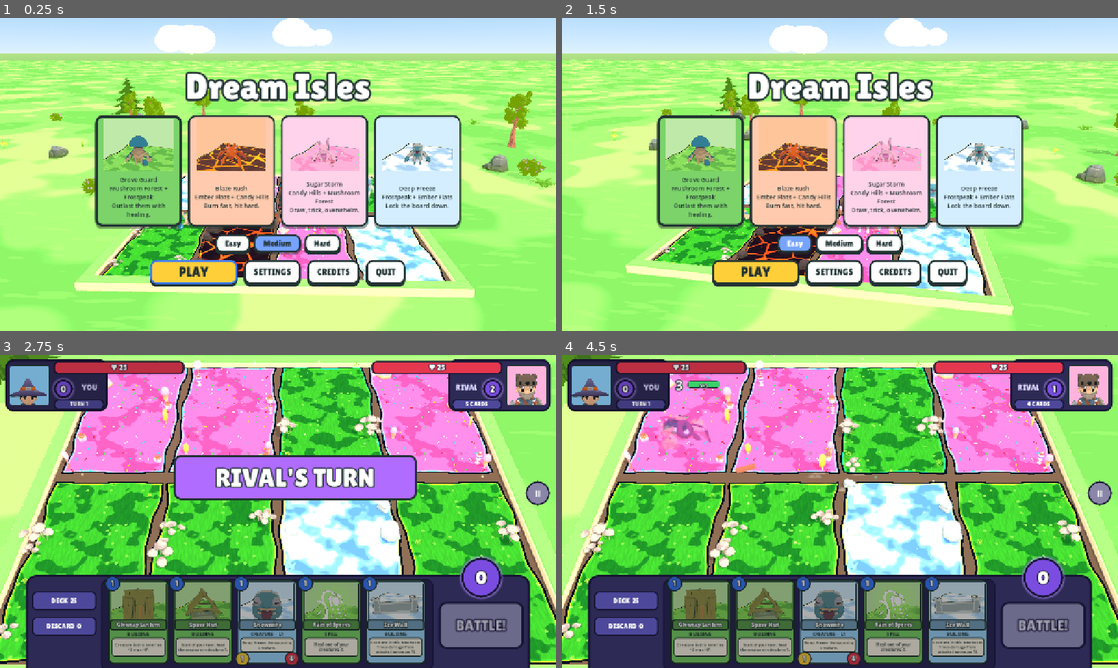
Above: before the commit, frames 1-4 (two rows, left to right).
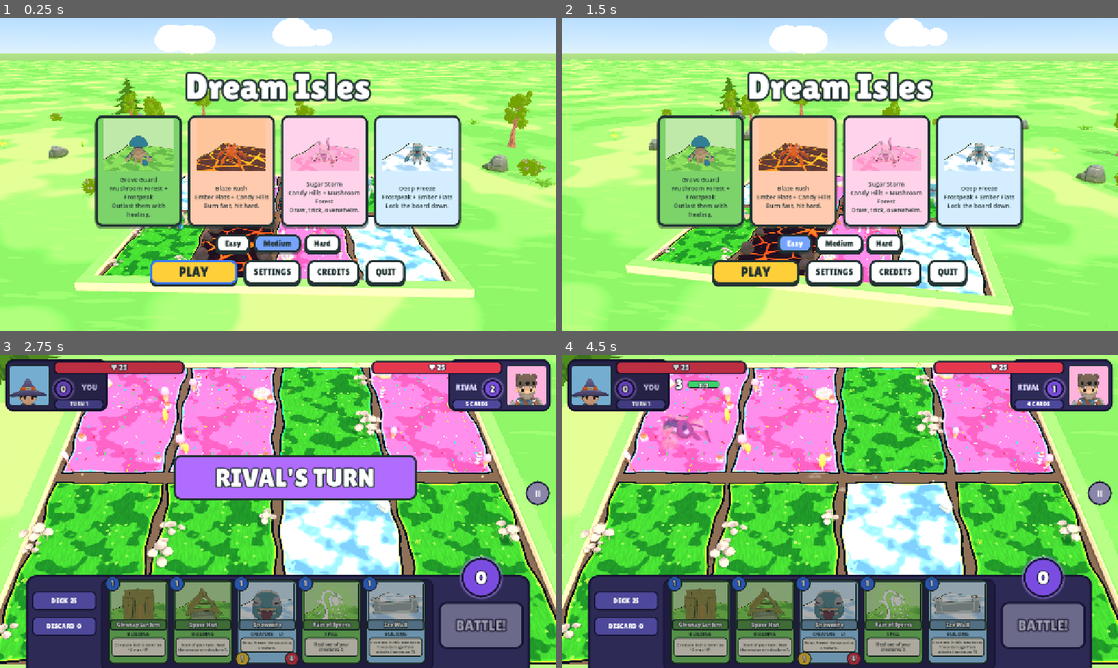
Above: after the commit, the same moments.

Repository: muriarty1893/cardwards
Game: Godot game, scene res://menus/main_menu.tscn
Two runs of this game, one before a commit and one after it. Both use one fixed random seed, a clock stepped at 60 frames per second and the inputs below.
Inputs (mouse positions are in pixels of both pictures, inside the frame that each line leads up to):
- Up to frame 1 (0.25 s): no input
- Up to frame 2 (1.5 s): click "Easy" at 0.5 s; click "Easy" at 1.25 s
- Up to frame 3 (2.75 s): click "PLAY" at 2 s
- Up to frame 4 (4.5 s): drag from (701, 621) to (895, 442) at 2.77 s; drag from (701, 621) to (812, 574) at 3.52 s; move the mouse to (762, 621) at 4.27 s; click (762, 621) at 4.42 s

The runs differ from the first frame. In frame 1, 1.5% of the frame differs, in the area x 27-83%, y 31-85%; in frame 2, 1.6%; in frame 3, 1.0%; in frame 4, 1.4%.

Commit message:
fix: final review fixes (hover above HUD, buildings above tray, death pose, badge icons and fonts, hand hitches, export credits, unused assets)
Co-Authored-By: Claude Opus 5.5 <noreply@anthropic.com>
Claude-Session: https://claude.ai/code/session_01KWhDzHoaJZoxty1TDdYE3R

Diff:
--- /dev/null
+++ b/tests/test_assets_used.gd
@@ -0,0 +1,42 @@
+extends TestCase
+## Only assets the game uses are committed (Global Constraints): every monster model, particle
+## texture and sweet in the repo is referenced by the code that loads it.
+
+
+func _files(dir: String, ext: String) -> PackedStringArray:
+	var out := PackedStringArray()
+	for f: String in DirAccess.get_files_at(dir):
+		if f.get_extension() == ext:
+			out.append(f)
+	return out
+
+
+func _source(paths: Array[String]) -> String:
+	var text: String = ""
+	for p: String in paths:
+		text += FileAccess.get_file_as_string(p)
+	return text
+
+
+func test_monster_models_used() -> bool:
+	var used: Dictionary = {}
+	for id: StringName in VisualDB.ids():
+		used[VisualDB.model_path(id)] = true
+	for group: String in ["big", "blob", "flying"]:
+		for f: String in _files("res://assets/monsters/" + group, "gltf"):
+			assert_true(used.has("res://assets/monsters/%s/%s" % [group, f]), "monsters/%s/%s is used" % [group, f])
+	return true
+
+
+func test_particles_used() -> bool:
+	var src: String = _source(["res://view/fx/burst.gd", "res://view/fx/rain.gd", "res://view/board/ambient.gd"])
+	for f: String in _files("res://assets/fx/particles", "png"):
+		assert_true(("\"%s\"" % f.get_basename()) in src, "particle %s is used" % f)
+	return true
+
+
+func test_candy_used() -> bool:
+	var src: String = _source(["res://view/board/lane_dressing.gd"])
+	for f: String in _files("res://assets/candy", "glb"):
+		assert_true(("candy/%s" % f) in src, "candy/%s is used" % f)
+	return true
--- a/tests/test_board_fit.gd
+++ b/tests/test_board_fit.gd
@@ -70,3 +70,46 @@
 				assert_true(not bars[i].intersects(bars[j]), "stat bars %d and %d apart at %s" % [i, j, size])
 		(r[0] as Node).free()
 	return true
+
+
+func test_buildings_and_boops_clear_tray() -> bool:
+	for size: Vector2i in SIZES:
+		var r: Array = await _rig(size)
+		var cam: Camera3D = (r[1] as CameraRig).camera
+		var board: Board = r[2]
+		var floor_y: float = size.y - Hud.TRAY_H
+		for l: int in 4:
+			var base: Vector3 = board.anchor(0, l) - Vector3(0, CreatureView.BASE_Y - Island.TOP_Y, 0) + BuildingView.OFFSET
+			var feet: Vector2 = cam.unproject_position(base)
+			assert_true(feet.y <= floor_y - 4.0, "building l%d above tray at %s (%f)" % [l, size, feet.y])
+			var top: Vector2 = cam.unproject_position(base + Vector3(0, BuildingView.HEIGHT, 0))
+			var building := Rect2(top.x - 40.0, top.y, 80.0, feet.y - top.y)
+			var bc: Vector2 = cam.unproject_position(board.anchor(0, l) + UnitOverlay.BOOP_OFFSET)
+			var boop := Rect2(bc - UnitOverlay.BOOP_SIZE / 2.0, UnitOverlay.BOOP_SIZE)
+			assert_true(boop.end.y <= floor_y, "boop l%d above tray at %s" % [l, size])
+			assert_true(not boop.intersects(building), "boop l%d clear of building at %s" % [l, size])
+		(r[0] as Node).free()
+	return true
+
+
+func test_hover_card_fits() -> bool:
+	for size: Vector2i in SIZES:
+		var r: Array = await _rig(size)
+		var cam: Camera3D = (r[1] as CameraRig).camera
+		var board: Board = r[2]
+		var vp := Vector2(size)
+		var floor_y: float = size.y - Hud.TRAY_H
+		var avoid: Array[Rect2] = [
+			Rect2(Vector2(12, 10), Hud.CORNER), Rect2(Vector2(size.x - 12 - Hud.CORNER.x, 10), Hud.CORNER),
+			Rect2(Vector2(12 + 112, 14), Hud.BAR), Rect2(Vector2(size.x - 12 - 112 - Hud.BAR.x, 14), Hud.BAR),
+		]
+		var board_area := Rect2(0, 0, size.x, floor_y)
+		for p: int in 2:
+			for l: int in 4:
+				var at: Vector2 = cam.unproject_position(board.anchor(p, l) + Vector3(0, 0.6, 0))
+				var card: Rect2 = UnitOverlay.hover_rect(at, vp, avoid, floor_y)
+				assert_true(board_area.encloses(card), "hover p%d l%d inside board area at %s (%s)" % [p, l, size, card])
+				for a: Rect2 in avoid:
+					assert_true(not card.intersects(a), "hover p%d l%d clear of HUD %s at %s" % [p, l, a, size])
+		(r[0] as Node).free()
+	return true
--- a/tests/test_credits.gd
+++ b/tests/test_credits.gd
@@ -17,3 +17,18 @@
 	assert_true(l.get_theme_font("font") is FontFile, "Lilita One applied")
 	l.free()
 	return true
+
+
+func test_export_presets_ship_credits() -> bool:
+	# CREDITS.md and licence .txt files are not resources: exports drop them unless included.
+	var cfg := ConfigFile.new()
+	assert_eq(cfg.load("res://export_presets.cfg"), OK, "export presets exist")
+	var presets: int = 0
+	for section: String in cfg.get_sections():
+		if section.begins_with("preset.") and not section.ends_with(".options"):
+			presets += 1
+			var inc: String = cfg.get_value(section, "include_filter", "")
+			for f: String in ["CREDITS.md", "OFL.txt", "LICENSE.txt"]:
+				assert_true(f in inc, "%s includes %s" % [cfg.get_value(section, "name", section), f])
+	assert_true(presets >= 2, "Linux and Windows presets")
+	return true
--- a/tests/test_overlay.gd
+++ b/tests/test_overlay.gd
@@ -67,3 +67,24 @@
 	assert_eq(hit.get("lane", -1), 2, "lane"); assert_eq(hit.get("player", -1), 1, "player")
 	m.queue_free()
 	return true
+
+
+func test_hover_card_above_hud() -> bool:
+	var m: MatchController = await Fx.load_match()
+	assert_true(m.overlay.hover_layer().layer > MatchController.HUD_LAYER, "hover card draws over the HUD")
+	m.queue_free()
+	return true
+
+
+func test_overlay_uses_title_font_and_icons() -> bool:
+	var m: MatchController = await Fx.load_match()
+	Fx.put_creature(m.state, 0, 1, &"magmaw")
+	Fx.put_building(m.state, 0, 1, &"kiln_tower")
+	m.sync_all()
+	await (Engine.get_main_loop() as SceneTree).process_frame
+	var atk := m.overlay.find_child("Atk", true, false) as Label
+	assert_true(atk != null and atk.get_theme_font("font").resource_path == UiStyle.TITLE_FONT, "attack number in Lilita One")
+	var icon := m.overlay.badge(0, 1).find_child("Icon", true, false) as TextureRect
+	assert_true(icon != null and icon.texture != null and icon.texture.resource_path == VisualDB.badge_icon(&"kiln_tower"), "kiln badge shows its icon")
+	m.queue_free()
+	return true
--- a/tests/test_pieces.gd
+++ b/tests/test_pieces.gd
@@ -31,3 +31,17 @@
 	assert_true(not v.fidget(), "no fidget while busy")
 	v.free()
 	return true
+
+
+func test_death_does_not_return_to_idle() -> bool:
+	var tree := Engine.get_main_loop() as SceneTree
+	var v := CreatureView.create(CardDB.card(&"gumdrop"))
+	tree.root.add_child(v)
+	await tree.process_frame
+	var ap := v.body.find_child("AnimationPlayer", true, false) as AnimationPlayer
+	assert_true(v.play_death() > 0.0, "gumdrop has a death clip")
+	ap.animation_finished.emit(&"Death")
+	assert_eq(ap.current_animation, &"Death", "still on the death pose after it ends")
+	v.queue_free()
+	await tree.process_frame
+	return true
--- a/tests/test_ui_layout.gd
+++ b/tests/test_ui_layout.gd
@@ -99,3 +99,41 @@
 	menu.queue_free()
 	await tree.process_frame
 	return true
+
+
+func test_panels_have_thick_ink_border() -> bool:
+	var sb: StyleBoxFlat = UiStyle.panel()
+	assert_eq(sb.border_width_left, 5, "5 px ink border")
+	return true
+
+
+func test_bold_font_is_shared() -> bool:
+	var a: Label = UiStyle.bold(UiStyle.label("a"))
+	var b: Label = UiStyle.bold(UiStyle.label("b"))
+	assert_true(a.get_theme_font("font") == b.get_theme_font("font"), "one shared font, not one per label")
+	a.free()
+	b.free()
+	return true
+
+
+func test_hand_reuses_cards_when_unchanged() -> bool:
+	var tree := Engine.get_main_loop() as SceneTree
+	var hand := Hand.new()
+	tree.root.add_child(hand)
+	hand.size = Vector2(1280, 720)
+	var cards: Array[CardData] = [CardDB.card(&"mossback"), CardDB.card(&"fireball")]
+	var playable: Array[bool] = [true, true]
+	hand.show_hand(cards, playable)
+	var before: Array[Node] = hand.get_children()
+	hand.show_hand(cards.duplicate(), [true, false] as Array[bool])
+	var after: Array[Node] = hand.get_children()
+	assert_eq(after.size(), before.size(), "same number of cards")
+	assert_true(after[0] == before[0] and after[1] == before[1], "same card widgets reused")
+	assert_true((after[1] as CardWidget).modulate != Color.WHITE, "playable change applied in place")
+	var more: Array[CardData] = [CardDB.card(&"mossback"), CardDB.card(&"fireball"), CardDB.card(&"gumdrop")]
+	hand.show_hand(more, [true, true, true] as Array[bool])
+	await tree.process_frame
+	assert_eq(hand.get_children().filter(func(n: Node) -> bool: return not n.is_queued_for_deletion()).size(), 3, "rebuilt when the cards change")
+	hand.queue_free()
+	await tree.process_frame
+	return true
--- a/tests/test_visual_db.gd
+++ b/tests/test_visual_db.gd
@@ -10,3 +10,10 @@
 			assert_true(ResourceLoader.exists(VisualDB.model_path(c.id)), "model exists for %s" % c.id)
 		assert_true(VisualDB.TINTS.has(VisualDB.ENTRIES[c.id].get("tint", &"none")), "tint name ok for %s" % c.id)
 	return true
+
+
+func test_buildings_have_badge_icons() -> bool:
+	for c: CardData in CardDB.all_cards():
+		if c.kind == CardData.Kind.BUILDING:
+			assert_true(ResourceLoader.exists(VisualDB.badge_icon(c.id)), "badge icon for %s" % c.id)
+	return true
--- a/view/board/lane_dressing.gd
+++ b/view/board/lane_dressing.gd
@@ -53,7 +53,7 @@
 		return false
 	if p.distance_to(Vector2(BuildingView.OFFSET.x * s, cz + BuildingView.OFFSET.z * s)) < BUILDING_R:
 		return false
-	if player == 0 and p.distance_to(Vector2(0.0, cz + 0.95)) < BOOP_R:
+	if player == 0 and p.distance_to(Vector2(UnitOverlay.BOOP_OFFSET.x, cz + UnitOverlay.BOOP_OFFSET.z)) < BOOP_R:
 		return false
 	return true
 
--- a/view/match.gd
+++ b/view/match.gd
@@ -5,6 +5,8 @@
 ## Human is always player 0 (near the camera).
 const HUMAN := 0
 const AI := 1
+## Canvas layer of the HUD (stat bars sit below it, the board hover card above it).
+const HUD_LAYER := 2
 
 var state: GameState
 var board: Board
@@ -98,7 +100,7 @@
 	over_layer.add_child(overlay)
 	overlay.set_anchors_and_offsets_preset(Control.PRESET_FULL_RECT)
 	var layer := CanvasLayer.new()
-	layer.layer = 2
+	layer.layer = HUD_LAYER
 	add_child(layer)
 	var root := Control.new()
 	root.mouse_filter = Control.MOUSE_FILTER_IGNORE
--- a/view/pieces/building_view.gd
+++ b/view/pieces/building_view.gd
@@ -2,7 +2,7 @@
 extends Node3D
 ## A building model beside the creature spot (Quaternius "Ultimate Fantasy RTS", CC0).
 
-const OFFSET := Vector3(0.72, 0, 1.5)
+const OFFSET := Vector3(0.8, 0, 1.05)
 const HEIGHT := 1.05
 const MAX_WIDTH := 0.95
 ## Kept for the pop-in tween in EventPlayer.
--- a/view/pieces/creature_view.gd
+++ b/view/pieces/creature_view.gd
@@ -21,6 +21,8 @@
 var _anim: AnimationPlayer
 var _idle: StringName = &""
 var _fidget_in: float = 0.0
+## Set by play_death(): the model holds its death pose instead of returning to idle.
+var _dying: bool = false
 
 
 static func create(c: CardData, model_override: String = "") -> CreatureView:
@@ -70,7 +72,7 @@
 
 
 func _play_idle() -> void:
-	if _anim and _idle != &"":
+	if _anim and _idle != &"" and not _dying:
 		_anim.play(_idle, 0.15)
 
 
@@ -94,12 +96,13 @@
 
 ## Returns the death animation's length (0 if the model has none).
 func play_death() -> float:
+	_dying = true
 	return _play_first([&"Death"])
 
 
 ## Plays one of the model's fidget clips. False when busy or the model has none.
 func fidget() -> bool:
-	if busy or _anim == null:
+	if busy or _dying or _anim == null:
 		return false
 	var options: Array[StringName] = []
 	for n: StringName in FIDGET_ANIMS:
--- a/view/ui/hand.gd
+++ b/view/ui/hand.gd
@@ -16,6 +16,7 @@
 const BOTTOM_PAD := 8.0
 
 var _cards: Array[CardWidget] = []
+var _shown: Array[CardData] = []
 var _hover: int = -1
 var _drag: int = -1
 var _drag_offset: Vector2
@@ -29,6 +30,12 @@
 
 
 func show_hand(cards: Array[CardData], playable: Array[bool]) -> void:
+	# Same cards as shown: only update which are playable (rebuilding costs a hitch).
+	if cards == _shown and _cards.size() == cards.size():
+		for i: int in _cards.size():
+			_cards[i].set_playable(playable[i] if i < playable.size() else true)
+		return
+	_shown = cards.duplicate()
 	for w: CardWidget in _cards:
 		w.queue_free()
 	_cards.clear()
--- a/view/ui/ui_style.gd
+++ b/view/ui/ui_style.gd
@@ -6,13 +6,14 @@
 const TITLE_FONT := "res://assets/fonts/LilitaOne-Regular.ttf"
 
 static var _title_font: FontFile
+static var _bold_font: SystemFont
 
 
 static func panel(bg: Color = Color(1, 1, 1, 0.95), radius: int = 16) -> StyleBoxFlat:
 	var sb := StyleBoxFlat.new()
 	sb.bg_color = bg
 	sb.border_color = Palette.INK
-	sb.set_border_width_all(4)
+	sb.set_border_width_all(5)
 	sb.set_corner_radius_all(radius)
 	sb.shadow_color = Color(Palette.INK, 0.45)
 	sb.shadow_offset = Vector2(0, 5)
@@ -33,10 +34,12 @@
 
 
 static func bold(l: Label) -> Label:
-	var f := SystemFont.new()
-	f.font_names = PackedStringArray(["Nunito", "Fredoka", "Noto Sans", "sans-serif"])
-	f.font_weight = 800
-	l.add_theme_font_override("font", f)
+	# One shared SystemFont: building a new one per label cost ~8 ms each (hand rebuild hitches).
+	if _bold_font == null:
+		_bold_font = SystemFont.new()
+		_bold_font.font_names = PackedStringArray(["Nunito", "Fredoka", "Noto Sans", "sans-serif"])
+		_bold_font.font_weight = 800
+	l.add_theme_font_override("font", _bold_font)
 	return l
 
 
--- a/view/ui/unit_overlay.gd
+++ b/view/ui/unit_overlay.gd
@@ -9,15 +9,12 @@
 const YELLOW := Color("#ffcf3a")
 const RED := Color("#e5384f")
 const BOOP_SIZE := Vector2(96, 34)
+## Where a lane's BOOP button sits, relative to the human creature's anchor (left of the building).
+const BOOP_OFFSET := Vector3(-0.45, 0, 0.95)
 const BOOP_READY := Color("#ffcf3a")
 const BOOP_OFF := Color("#8a86a8")
 const DRAIN := 0.3
 const HOVER_SCALE := 1.6
-## Building badge glyph by ability (icons replace these in Task 9).
-const BADGE: Dictionary = {
-	&"heal_lane_creature_1": "✚", &"lane_max_hp_3": "♥", &"lane_atk_2": "⚔", &"dmg_enemy_hero_1": "☁",
-	&"lane_atk_1_hp_1": "⚔", &"gain_magic_1": "◆", &"lane_damage_minus_1": "⛨", &"opposing_atk_minus_1": "▼",
-}
 
 var _m: MatchController
 var _entries: Array[Array] = []
@@ -26,6 +23,8 @@
 var _boops: Array[Button] = []
 var _hover: CardWidget
 var _hover_key: String = ""
+## The enlarged card lives on its own layer above the HUD so nothing covers it.
+var _hover_layer: CanvasLayer
 
 
 func _init() -> void:
@@ -38,6 +37,9 @@
 
 func setup(m: MatchController) -> void:
 	_m = m
+	_hover_layer = CanvasLayer.new()
+	_hover_layer.layer = MatchController.HUD_LAYER + 1
+	add_child(_hover_layer)
 	for p: int in 2:
 		for l: int in 4:
 			var bar := _make_bar()
@@ -67,6 +69,36 @@
 	if e.is_empty():
 		return {"visible": false, "atk": 0, "hp": 0, "max": 0, "bar_color": GREEN}
 	return e
+
+
+func hover_layer() -> CanvasLayer:
+	return _hover_layer
+
+
+## Screen rect for the enlarged hover card of a piece seen at `at`: beside the piece, kept in
+## the board area (above `floor_y`, the tray top) and moved out of the `avoid` rects (HUD).
+static func hover_rect(at: Vector2, vp: Vector2, avoid: Array[Rect2], floor_y: float) -> Rect2:
+	var sz: Vector2 = CardWidget.SIZE * HOVER_SCALE
+	var r := Rect2(Vector2(at.x + 60.0, at.y - sz.y / 2.0), sz)
+	if r.end.x > vp.x - 4.0:
+		r.position.x = at.x - 60.0 - sz.x
+	r.position.x = clampf(r.position.x, 4.0, maxf(4.0, vp.x - sz.x - 4.0))
+	r.position.y = clampf(r.position.y, 4.0, maxf(4.0, floor_y - sz.y - 4.0))
+	for _pass: int in 3:
+		var moved: bool = false
+		for a: Rect2 in avoid:
+			if not r.intersects(a):
+				continue
+			moved = true
+			if a.end.y + 4.0 + sz.y <= floor_y:
+				r.position.y = a.end.y + 4.0
+			elif a.get_center().x < vp.x / 2.0:
+				r.position.x = a.end.x + 4.0
+			else:
+				r.position.x = a.position.x - sz.x - 4.0
+		if not moved:
+			break
+	return r
 
 
 func boop_button(l: int) -> Button:
@@ -125,7 +157,9 @@
 			var badge: Control = _badges[p][l]
 			badge.visible = lane.building != null
 			if lane.building:
-				(badge.get_child(0) as Label).text = BADGE.get(lane.building.ability_id, "★")
+				var icon := badge.get_node("Icon") as TextureRect
+				var path: String = VisualDB.badge_icon(lane.building.id)
+				icon.texture = load(path) as Texture2D if path != "" else null
 	for l: int in 4:
 		var cr: GameState.CreatureState = s.players[MatchController.HUMAN].lanes[l].creature
 		var b: Button = _boops[l]
@@ -175,15 +209,20 @@
 				badge.position = cam.unproject_position((bv as Node3D).global_position + Vector3(0, BuildingView.HEIGHT + 0.25, 0)) - badge.size / 2.0
 	for l: int in 4:
 		if _boops[l].visible:
-			_boops[l].position = cam.unproject_position(_m.board.anchor(MatchController.HUMAN, l) + Vector3(0, 0, 0.95)) - BOOP_SIZE / 2.0
+			_boops[l].position = cam.unproject_position(_m.board.anchor(MatchController.HUMAN, l) + BOOP_OFFSET) - BOOP_SIZE / 2.0
 	_update_hover()
 
 
 func _update_hover() -> void:
 	var hit: Dictionary = {}
+	var mouse: Vector2 = get_viewport().get_mouse_position()
 	var blocked: bool = _m.input.mode != InputController.Mode.IDLE or _m.hud.is_paused() or _m.results.visible
+	# No board hover over the HUD or while a hand card is enlarged (two big cards at once).
+	blocked = blocked or _m.hand.hovered_rect().size != Vector2.ZERO
+	for panel: Control in _m.hud.panels():
+		blocked = blocked or panel.get_global_rect().has_point(mouse)
 	if not blocked:
-		hit = piece_at(get_viewport().get_mouse_position())
+		hit = piece_at(mouse)
 	var key: String = "" if hit.is_empty() else "%d:%d:%s" % [hit["player"], hit["lane"], hit["kind"]]
 	if key == _hover_key:
 		return
@@ -202,18 +241,12 @@
 	_hover.mouse_filter = Control.MOUSE_FILTER_IGNORE
 	_hover.pivot_offset = Vector2.ZERO
 	_hover.scale = Vector2.ONE * HOVER_SCALE
-	add_child(_hover)
+	_hover_layer.add_child(_hover)
 	var view: Variant = _m.creature_views[hit["player"]][hit["lane"]] if hit["kind"] == &"creature" else _m.building_views[hit["player"]][hit["lane"]]
 	if not is_instance_valid(view):
 		return
 	var at: Vector2 = _m.rig.camera.unproject_position((view as Node3D).global_position + Vector3(0, 0.6, 0))
-	var size_px: Vector2 = CardWidget.SIZE * HOVER_SCALE
-	var pos := Vector2(at.x + 60.0, at.y - size_px.y / 2.0)
-	if pos.x + size_px.x > size.x:
-		pos.x = at.x - 60.0 - size_px.x
-	pos.x = clampf(pos.x, 0.0, maxf(0.0, size.x - size_px.x))
-	pos.y = clampf(pos.y, 0.0, maxf(0.0, size.y - size_px.y))
-	_hover.position = pos
+	_hover.position = hover_rect(at, size, _m.hud.corner_rects(), size.y - Hud.TRAY_H).position
 
 
 # --- Widgets -----------------------------------------------------------------
@@ -223,7 +256,7 @@
 	root.size = BAR_SIZE
 	root.mouse_filter = Control.MOUSE_FILTER_IGNORE
 	root.visible = false
-	var atk := UiStyle.bold(UiStyle.label("0", 30, Color.WHITE))
+	var atk := UiStyle.title(UiStyle.label("0", 32, Color.WHITE)) as Label
 	atk.name = "Atk"
 	atk.position = Vector2(0, 0)
 	atk.size = Vector2(36, 40)
@@ -251,7 +284,7 @@
 	fill.color = GREEN
 	fill.mouse_filter = Control.MOUSE_FILTER_IGNORE
 	back.add_child(fill)
-	var txt := UiStyle.bold(UiStyle.label("0/0", 12, Color.WHITE))
+	var txt := UiStyle.title(UiStyle.label("0/0", 13, Color.WHITE)) as Label
 	txt.name = "Text"
 	txt.size = back.size
 	txt.horizontal_alignment = HORIZONTAL_ALIGNMENT_CENTER
@@ -280,17 +313,24 @@
 	badge.mouse_filter = Control.MOUSE_FILTER_IGNORE
 	badge.visible = false
 	var sb := StyleBoxFlat.new()
-	sb.bg_color = Color("#fff8e8")
+	sb.bg_color = Palette.TRAY
 	sb.border_color = Palette.INK
 	sb.set_border_width_all(3)
 	sb.set_corner_radius_all(15)
 	badge.add_theme_stylebox_override("panel", sb)
-	var l := UiStyle.bold(UiStyle.label("★", 16))
-	l.size = badge.size
-	l.horizontal_alignment = HORIZONTAL_ALIGNMENT_CENTER
-	l.vertical_alignment = VERTICAL_ALIGNMENT_CENTER
-	badge.add_child(l)
+	var icon := TextureRect.new()
+	icon.name = "Icon"
+	icon.position = Vector2(5, 5)
+	icon.size = Vector2(20, 20)
+	icon.expand_mode = TextureRect.EXPAND_IGNORE_SIZE
+	icon.stretch_mode = TextureRect.STRETCH_KEEP_ASPECT_CENTERED
+	icon.mouse_filter = Control.MOUSE_FILTER_IGNORE
+	badge.add_child(icon)
 	return badge
+
+
+func badge(p: int, l: int) -> Control:
+	return _badges[p][l]
 
 
 func _style_boop(b: Button) -> void:
--- a/view/visual_db.gd
+++ b/view/visual_db.gd
@@ -110,6 +110,23 @@
 }
 
 
+## Building badge icons on the board (game-icons.net, CC BY 3.0).
+const BADGES: Dictionary = {
+	&"spore_hut": "res://assets/icons/health-increase.svg",
+	&"glowcap_lantern": "res://assets/icons/heart-plus.svg",
+	&"kiln_tower": "res://assets/icons/crossed-swords.svg",
+	&"smokestack": "res://assets/icons/chimney.svg",
+	&"sugar_shack": "res://assets/icons/crossed-swords.svg",
+	&"candy_mill": "res://assets/icons/cut-diamond.svg",
+	&"ice_wall": "res://assets/icons/checked-shield.svg",
+	&"frost_spire": "res://assets/icons/sword-break.svg",
+}
+
+
+static func badge_icon(id: StringName) -> String:
+	return BADGES.get(id, "")
+
+
 static func sound(id: StringName) -> StringName:
 	return SOUNDS.get(id, &"")
 
Binary file removed: assets/candy/cookie-chocolate.glb
Not shown, removed: assets/candy/cookie-chocolate.glb.import
Binary file removed: assets/fx/particles/circle_01.png
Not shown, removed: assets/fx/particles/circle_01.png.import
Binary file removed: assets/fx/particles/circle_02.png
Not shown, removed: assets/fx/particles/circle_02.png.import
Binary file removed: assets/fx/particles/circle_03.png
Not shown, removed: assets/fx/particles/circle_03.png.import
Binary file removed: assets/fx/particles/circle_04.png
Not shown, removed: assets/fx/particles/circle_04.png.import
Binary file removed: assets/fx/particles/dirt_02.png
Not shown, removed: assets/fx/particles/dirt_02.png.import
(and 119 more such lines)
